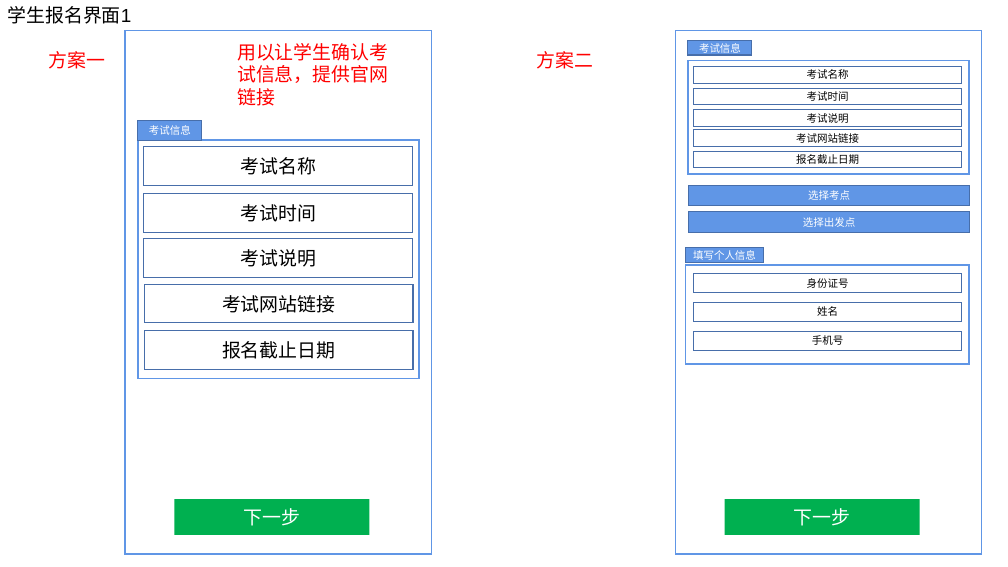
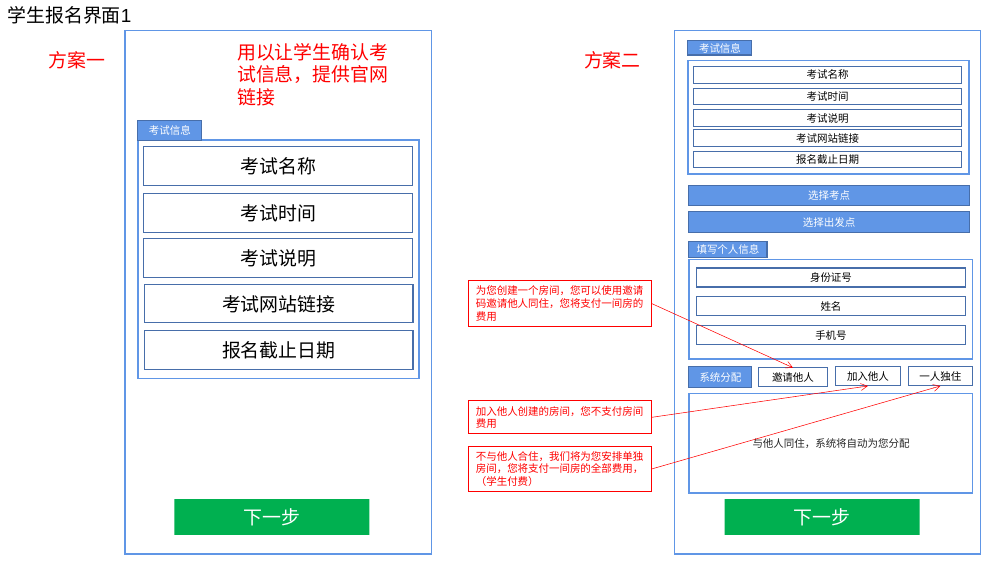
Before and after one commit to ISheenSomeOne/eTeam, a slide deck: slide 7 of eTeam需求界面1.pptx. Drawn at 1008x567 pixels with LibreOffice and Linux fonts; fonts in the diff are those of the drawing. Boxes give left, top, right and bottom in pixels: in the first picture for what was removed or moved away, otherwise in the second. Text is boxed around its words. In the diff, an @@ line names an element or a change of style, - is before the commit and + after.

```diff
--- a/eTeam需求界面1.pptx
+++ b/eTeam需求界面1.pptx
@@ text "方案二" moved from (x1=537, y1=51, x2=594, y2=69) to (x1=584, y1=51, x2=641, y2=69) @@
@@ 5 rectangles moved together from (x1=686, y1=247, x2=969, y2=364) to (x1=689, y1=242, x2=972, y2=358) @@
@@ rectangle added at (x1=469, y1=281, x2=652, y2=326), outline #FF0000 0.75 pt, 10 pt, text #FF0000 @@
+为您创建一个房间，您可以使用邀请码邀请他人同住，您将支付一间房的费用
@@ arrow added from (652, 304) to (793, 368), #FF0000 0.5 pt @@
@@ arrow added from (652, 417) to (868, 386), #FF0000 0.5 pt @@
@@ arrow added from (652, 469) to (941, 386), #FF0000 0.5 pt @@
@@ rectangle added at (x1=689, y1=367, x2=752, y2=387), fill #6096E6, outline #476FAA 1 pt, 10 pt, text #FFFFFF @@
+系统分配
@@ rectangle added at (x1=758, y1=368, x2=827, y2=386), outline #476FAA 1 pt, 10 pt, text #000000 @@
+邀请他人
@@ rectangle added at (x1=836, y1=367, x2=901, y2=386), outline #476FAA 1 pt, 10 pt, text #000000 @@
+加入他人
@@ rectangle added at (x1=909, y1=367, x2=973, y2=386), outline #476FAA 1 pt, 10 pt, text #000000 @@
+一人独住
@@ rectangle added at (x1=469, y1=401, x2=652, y2=434), outline #FF0000 0.75 pt, 10 pt, text #FF0000 @@
+加入他人创建的房间，您不支付房间费用
@@ rectangle added at (x1=689, y1=394, x2=972, y2=493), outline #6096E6 1.5 pt @@
@@ rectangle added at (x1=469, y1=446, x2=652, y2=492), outline #FF0000 0.75 pt, 10 pt, text #FF0000 @@
+不与他人合住，我们将为您安排单独房间，您将支付一间房的全部费用，
+（学生付费）
@@ text added at (x1=753, y1=436, x2=910, y2=448), 10 pt, text #262626 @@
+与他人同住，系统将自动为您分配
```
Also in this commit, not shown: 5 other slides changed, 4 slides removed, 2 other files.
